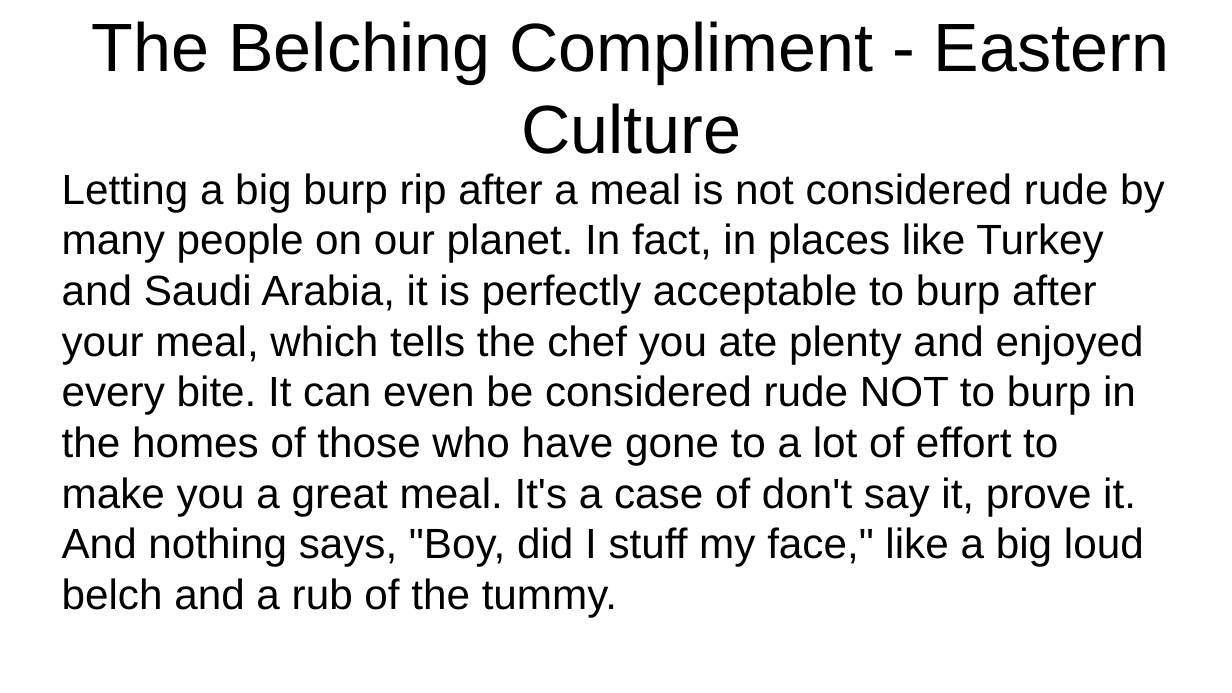
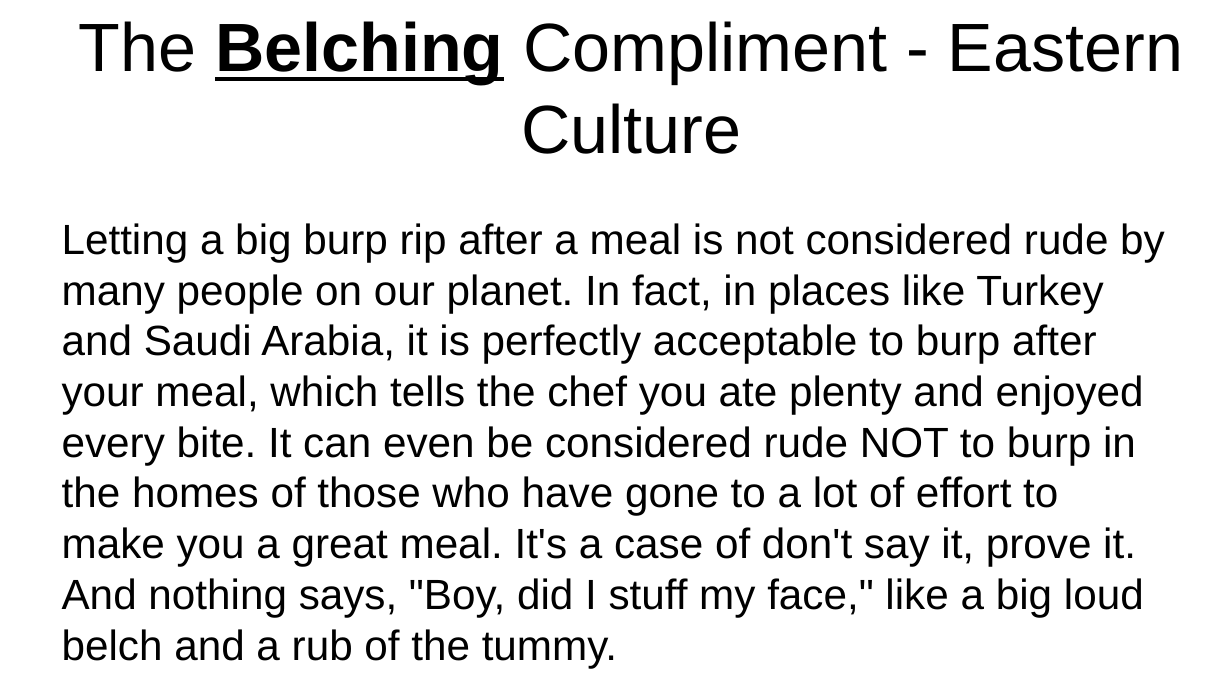
Before and after one commit to Catalinhimself/UTM, a slide deck: slide 2 of eng/manners/manners around the world.odp. Drawn at 1232x693 pixels with LibreOffice and Linux fonts; fonts in the diff are those of the drawing. Boxes give left, top, right and bottom in pixels: in the first picture for what was removed or moved away, otherwise in the second. Text is boxed around its words. In the diff, an @@ line names an element or a change of style, - is before the commit and + after.

```diff
--- a/eng/manners/manners around the world.odp
+++ b/eng/manners/manners around the world.odp
@@ title "The Belching Compliment - Eastern ..." at (79,21,1183,154): bold on, underline on in "Belching" @@
@@ text "Letting a big burp rip ...": place and size @@
-text "Letting a big burp rip ..." at (62,173,1165,567)
+text "Letting a big burp rip ..." at (62,223,1165,617)
```
Also in this commit, not shown: 10 other slides changed, 34 other files.
